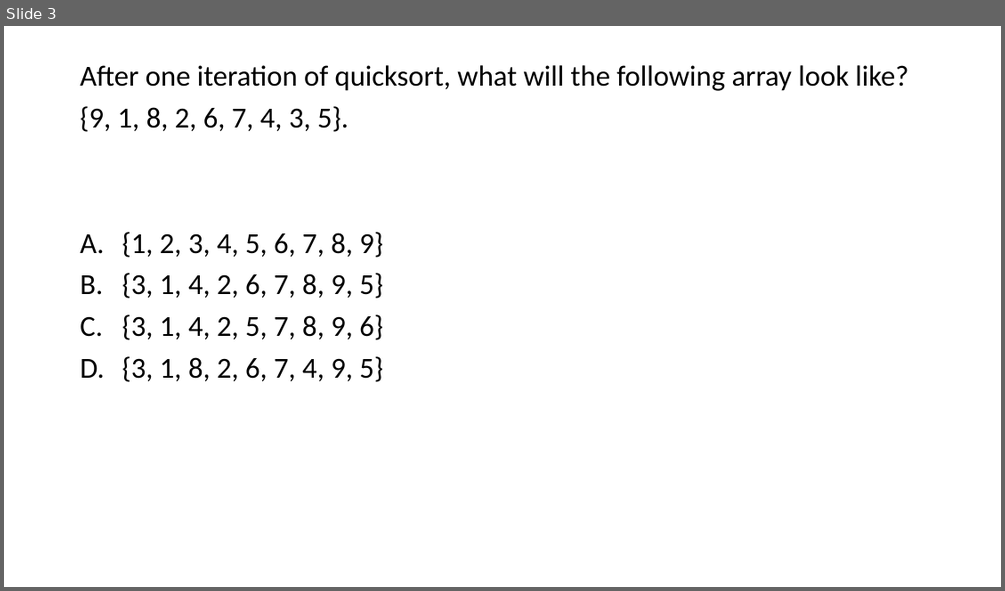
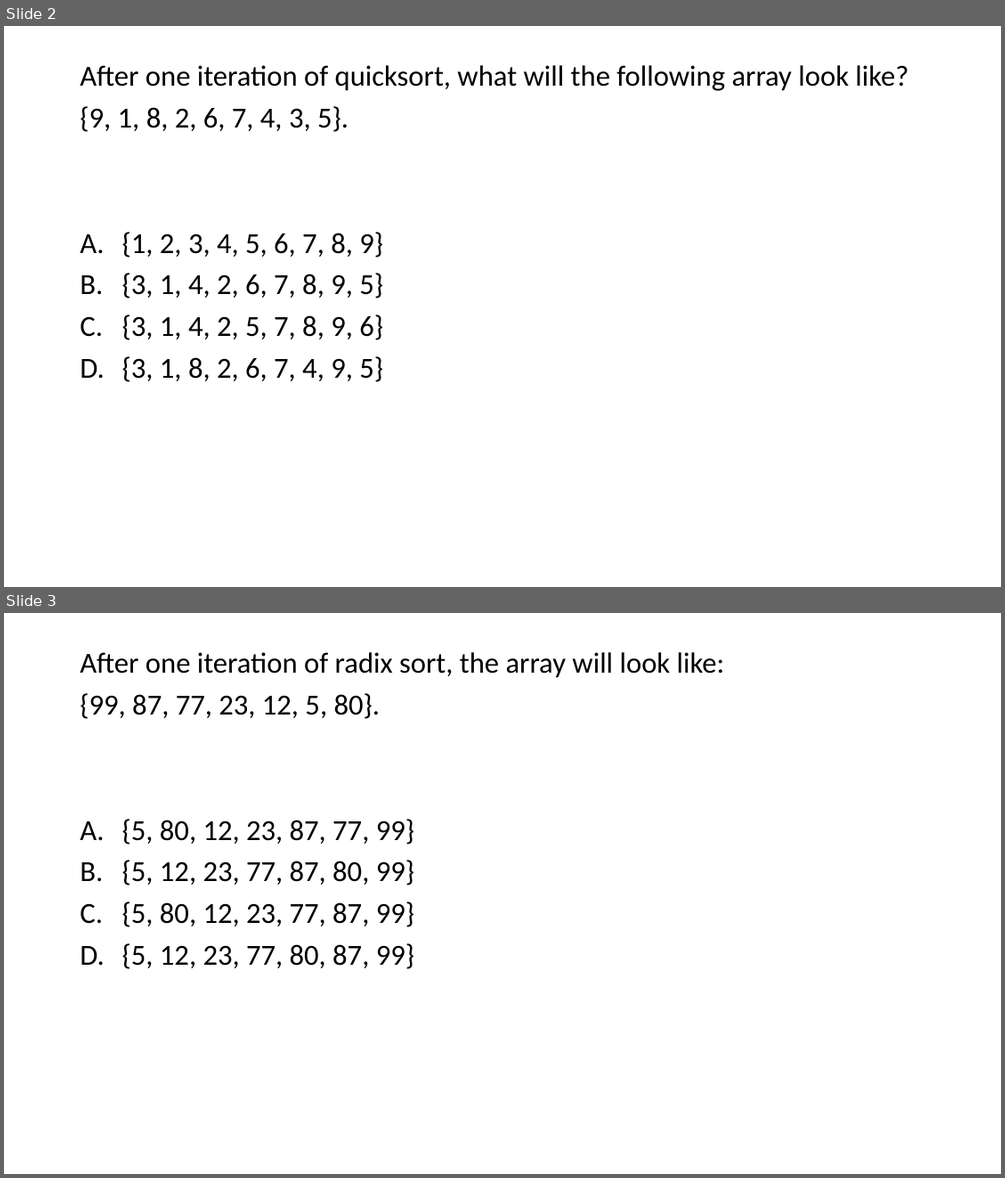
Before and after one commit to acarteas/Teaching-DataStructures, a slide deck: lectures/2018-04-26 quicksort and radix/clicker questions.pptx. Shown one above the other, each under a label of ours: slide 3 before the commit, slides 2 and 3 after it. The pictures are 1005x591 and 1005x1178 pixels, drawn with LibreOffice and Linux fonts; fonts in the diff are those of the drawing. Boxes give left, top, right and bottom in pixels: in the first picture for what was removed or moved away, otherwise in the second. Text is boxed around its words. In the diff, an @@ line names an element or a change of style, - is before the commit and + after.

```diff
--- a/lectures/2018-04-26 quicksort and radix/clicker questions.pptx
+++ b/lectures/2018-04-26 quicksort and radix/clicker questions.pptx
@@ slide 3 added at [4,613,1001,1174], background #FFFFFF @@
@@ text added at [80,652,725,969], 28 pt, text #000000 @@
+After one iteration of radix sort, the array will look like:
+{99, 87, 77, 23, 12, 5, 80}.
+A. {5, 80, 12, 23, 87, 77, 99}
+B. {5, 12, 23, 77, 87, 80, 99}
+C. {5, 80, 12, 23, 77, 87, 99}
+D. {5, 12, 23, 77, 80, 87, 99}
@@ what was slide 3 is now slide 2 @@
```
Also in this commit, not shown: 1 slide removed.
